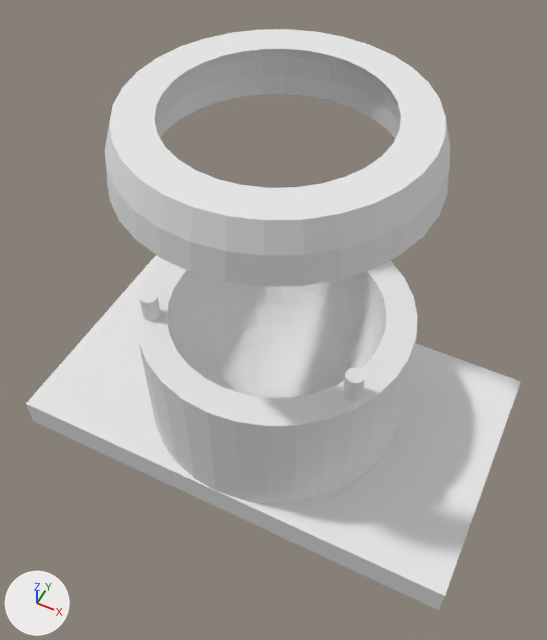
A saved change to the OBJ model assets/b_caster.obj.
Camera for both pictures: a camera (50 mm lens) standing at (0.013, -0.0264, 0.032) and looking at (0.0004, -0.0012, 0.0004). The lights are fixed; the arrows at lower left show +X, +Y and +Z. Where no turn or scale is listed for an object, it has been applied to the vertices.

Objects in the first picture: 'base_Cube.001', 'base_c_Sphere.001', 'cap_Sphere.003', 'join_Cylinder.004'.
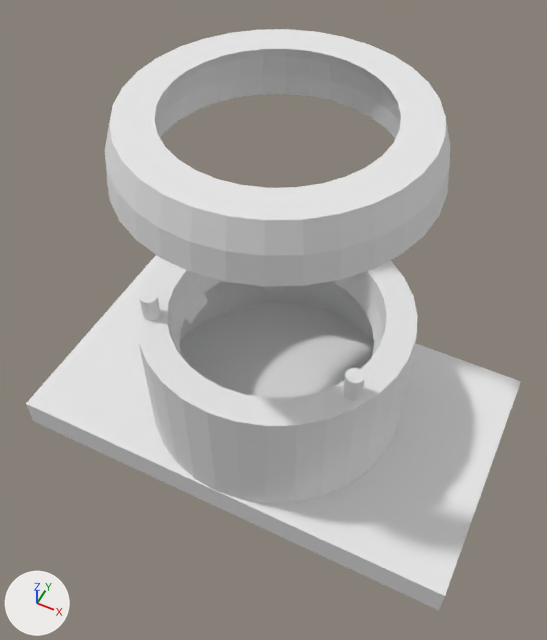
Where the change shows, as pixel boxes [x1, y1, x2, y2] in the pictures (547 x 640 px):
part 1 of me_base_c_sphere_001, cut back: before [179, 281, 374, 398]; after [185, 293, 208, 324]

Patch to the scene script:
```diff
--- a/assets/b_caster.obj.py
+++ b/assets/b_caster.obj.py
@@ me_base_c_sphere_001 @@
 # used by ob_base_c_sphere_001; location = (0.0, 0.0, 0.0)
-me_base_c_sphere_001.from_pydata(...)  # 321 vertices, 291 faces; spans x -0.008..0.008, y -0.008..0.008, z -0.01..0.0
+me_base_c_sphere_001.from_pydata(...)  # 224 vertices, 101 faces; spans x -0.008..0.008, y -0.008..0.008, z -0.01..0.0
+# me_base_c_sphere_001 part 1
+# 161 vertices are removed from x -0.0052..0.0052, y -0.0052..0.0052, z -0.0063..-0.0035
+# 192 faces are deleted
+# 32 vertices are added at x -0.0054..0.0054, y -0.0054..0.0054, z -0.003
+# 2 new faces join them
 me_base_c_sphere_001.materials.append(mat_none)
```
